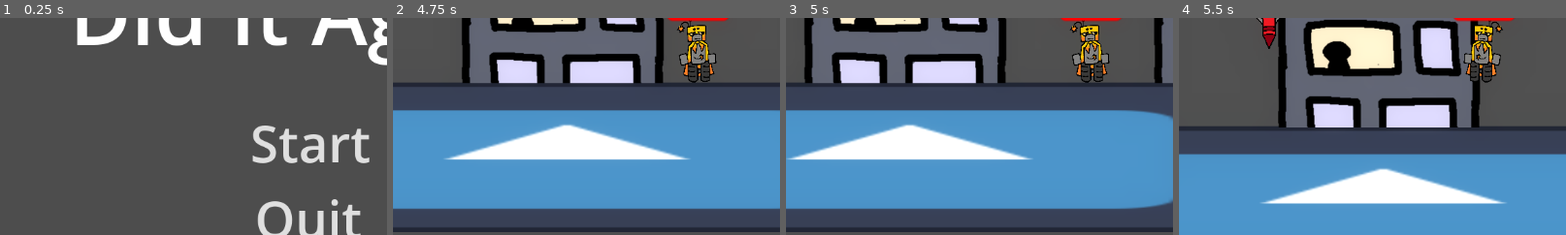
Above: before the commit, frames 1-4 (left to right).
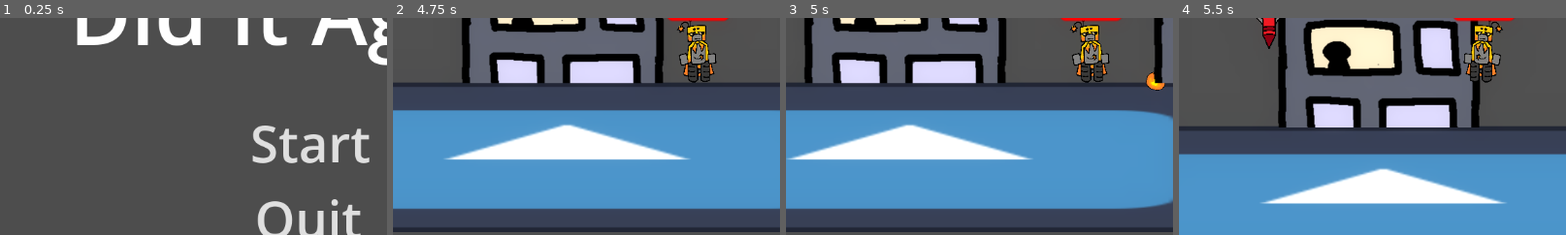
Above: after the commit, the same moments.

Repository: GeirlanthArchivest/oops--i-maybe-did-it-again
Game: Godot game, scene res://Scenes/start_menu.tscn
Two runs of this game, one before a commit and one after it. Both use one fixed random seed, a clock stepped at 60 frames per second and the inputs below. The engine's default icon, where the game draws it, is replaced by a stand-in: a white triangle on a blue panel in a dark square.
Inputs (mouse positions are % of the whole screen's width and height, from its top left):
- Up to frame 1 (0.25 s): no input
- Up to frame 2 (4.75 s): click "Start" at 0.5 s; tap Enter (shoot) at 1.25, 2.1, 3.6 s; move the mouse to (72, 45) at 1.27 s; hold Enter (shoot) 1.28-2.03 s; hold Right (move_right) 1.28-2.78 s; tap Space (jump) at 1.52, 2.27, 3.77, 4.52 s; move the mouse to (30, 55) at 2.02 s; move the mouse to (60, 28) at 2.77 s; hold Left (move_left) 2.78-3.53 s; hold Enter (shoot) 2.78-3.53 s; move the mouse to (45, 70) at 3.52 s; hold Right (move_right) from 3.53 s (still down); move the mouse to (80, 65) at 4.27 s; hold Enter (shoot) from 4.28 s (still down)
- Up to frame 3 (5 s): keep holding Right (move_right); keep holding Enter (shoot)
- Up to frame 4 (5.5 s): move the mouse to (20, 35) at 5.02 s; release Right (move_right) at 5.03 s; release Enter (shoot) at 5.03 s; hold Left (move_left) from 5.03 s (still down); tap Enter (shoot) at 5.1 s; tap Space (jump) at 5.27 s
The pictures show only the part of the screen within x 11-60%, y 42-92%; the shares and areas given below are measured in that part.

Frames 1-2 are identical in both runs. In frame 3, 0.2% of the frame differs, in the area x 92-98%, y 25-34%; in frame 4, nothing differs.

Commit message:
code cleanup
got rid of now unnecessary debug prints

Diff:
--- a/oops!-i-maybe-did-it-again/Scenes/main_level.tscn
+++ b/oops!-i-maybe-did-it-again/Scenes/main_level.tscn
@@ -4,31 +4,7 @@
 [ext_resource type="Script" uid="uid://bwbexyf651e5r" path="res://Scripts/Level.gd" id="1_qbrl8"]
 [ext_resource type="Texture2D" uid="uid://bmp1vl1wvlpl4" path="res://icon.svg" id="2_ikcpc"]
 [ext_resource type="PackedScene" uid="uid://cxeh5hlakmc6l" path="res://Scenes/building.tscn" id="3_5erdv"]
-
-[sub_resource type="GDScript" id="GDScript_5erdv"]
-script/source = "extends Label
-
-var minutes:int
-
-var seconds:int
-
-var time:float
-
-# Called when the node enters the scene tree for the first time.
-func _ready() -> void:
-	pass
-
-
-# Called every frame. 'delta' is the elapsed time since the previous frame.
-func _process(_delta: float) -> void:
-	time = round($Timer.time_left)
-
-	minutes = (time/60)
-	seconds = fmod(time,60)
-
-	$\".\".text = str(minutes) + \":\" + str(seconds)
-	pass
-"
+[ext_resource type="Script" uid="uid://ck31exw3j2snv" path="res://Scripts/Countdown Timer.gd" id="3_a2ia3"]
 
 [sub_resource type="WorldBoundaryShape2D" id="WorldBoundaryShape2D_q2fht"]
 
@@ -61,7 +37,7 @@
 text = "fuck"
 autowrap_mode = 2
 uppercase = true
-script = SubResource("GDScript_5erdv")
+script = ExtResource("3_a2ia3")
 
 [node name="Timer" type="Timer" parent="Camera2D/Timer"]
 wait_time = 120.0
--- a/oops!-i-maybe-did-it-again/Scenes/win_screen.tscn
+++ b/oops!-i-maybe-did-it-again/Scenes/win_screen.tscn
@@ -20,10 +20,10 @@
 offset_bottom = 648.0
 theme_override_font_sizes/font_size = 226
 text = "YOU WIN"
+horizontal_alignment = 1
 uppercase = true
 
 [node name="Lose Screen" type="Control" parent="."]
-visible = false
 anchors_preset = 0
 
 [node name="Label" type="Label" parent="Lose Screen"]
@@ -32,5 +32,6 @@
 offset_bottom = 648.0
 theme_override_font_sizes/font_size = 226
 text = "YOU lose Dipshit"
+horizontal_alignment = 1
 autowrap_mode = 2
 uppercase = true
--- a/oops!-i-maybe-did-it-again/Scripts/building.gd
+++ b/oops!-i-maybe-did-it-again/Scripts/building.gd
@@ -28,12 +28,10 @@
 		else:
 			var index = Global.numOfBuildings.find(self,0)
 			Global.numOfBuildings.remove_at(index)
-			print(Global.numOfBuildings)
 			queue_free()
 
 func building_asset():
 	var building_asset_pick = randi_range(-1,4)
-	print(building_asset_pick)
 	if building_asset_pick == 0:
 		texture = building_texture1
 		offset.y = -300
--- a/oops!-i-maybe-did-it-again/Scripts/bullet.gd
+++ b/oops!-i-maybe-did-it-again/Scripts/bullet.gd
@@ -15,6 +15,6 @@
 func _on_visible_on_screen_enabler_2d_screen_exited() -> void:
 	queue_free()
 
-func _on_hitbox_body_shape_entered(body_rid: RID, body: Node2D, body_shape_index: int, local_shape_index: int) -> void:
+func _on_hitbox_body_shape_entered(body: Node2D) -> void:
 	if body.is_in_group("Floor"):
 		queue_free()
--- a/oops!-i-maybe-did-it-again/Scripts/player.gd
+++ b/oops!-i-maybe-did-it-again/Scripts/player.gd
@@ -61,7 +61,6 @@
 	if area.is_in_group("Missile"):
 		if health >0:
 			health -= 2
-			print(health)
 		elif health <=0:
 			Global.win = false
 			Global.scene_change()
